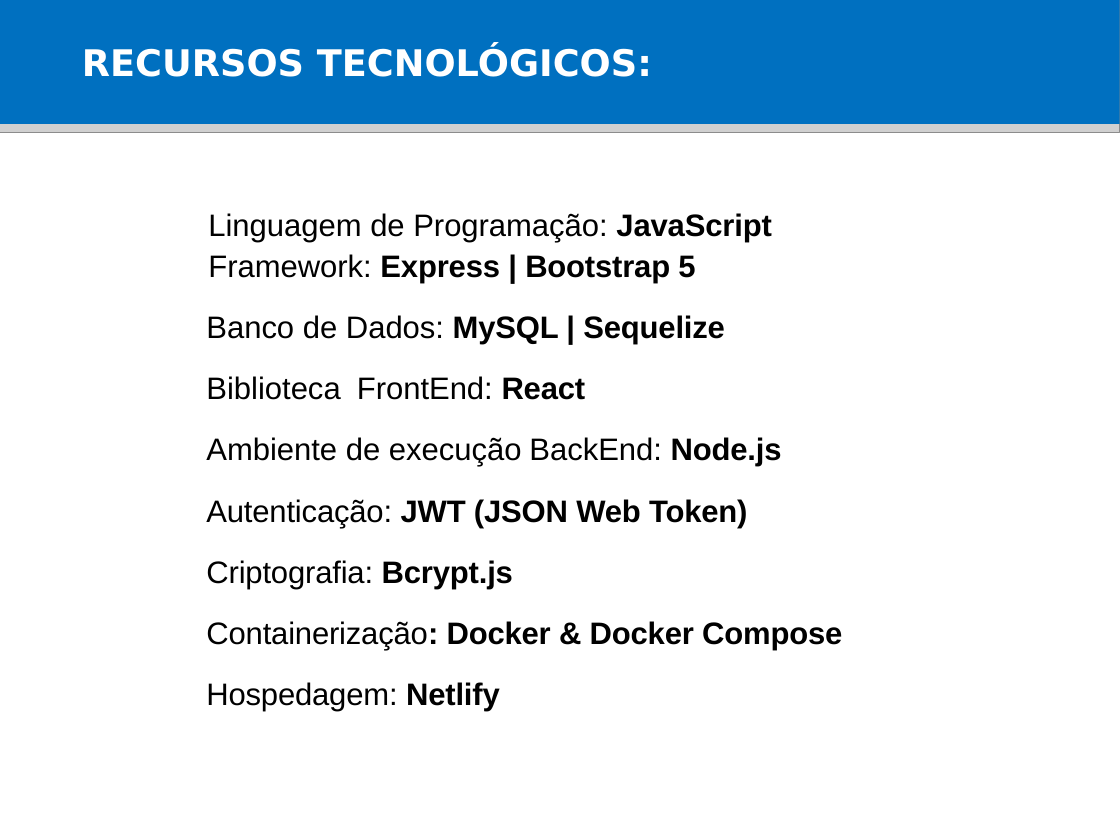
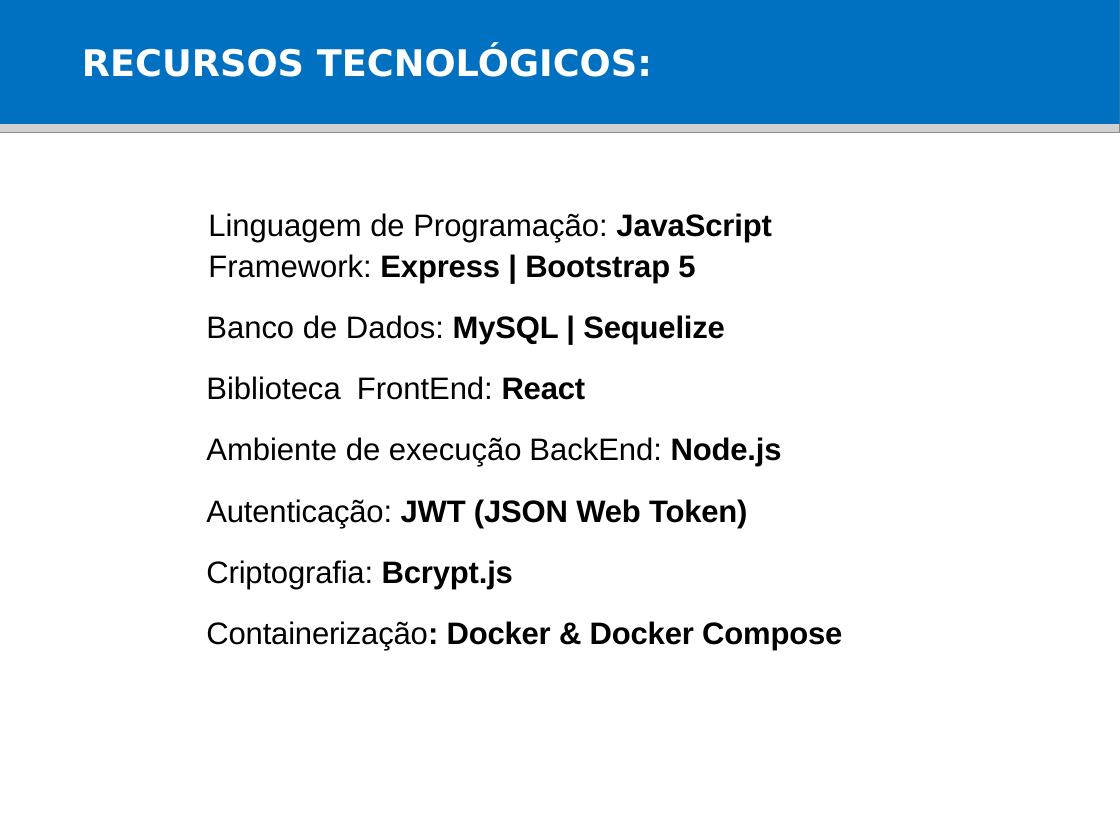
Before and after one commit to HudsonCarneiro/FleetPlus, a slide deck: slide 5 of Docs/Slides/Slide FleetPlus II.pptx. Drawn at 1120x840 pixels with LibreOffice and Linux fonts; fonts in the diff are those of the drawing; grey boxes stand for pictures; background and template pictures are left out. Boxes give left, top, right and bottom in pixels: in the first picture for what was removed or moved away, otherwise in the second. Text is boxed around its words. In the diff, an @@ line names an element or a change of style, - is before the commit and + after.

```diff
--- a/Docs/Slides/Slide FleetPlus II.pptx
+++ b/Docs/Slides/Slide FleetPlus II.pptx
@@ text at (x1=206, y1=682, x2=500, y2=712): paragraph removed @@
-Hospedagem: Netlify
```
Also in this commit, not shown: 1 other slide changed, 2 other files.
